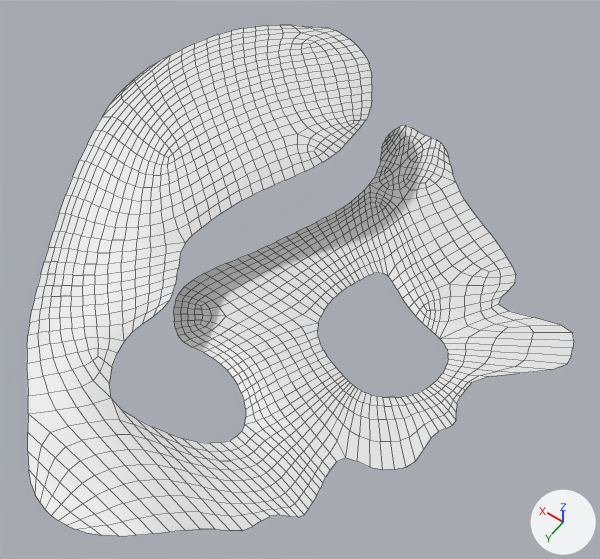
What one commit did to the FBX model IslandWish/IslandWishGame/Assets/Art/Environment/LevelPieces/lvl1grass_hill.fbx.
Camera for both pictures: a 50 mm lens placed at (44.8, -61.6, 38.4), pointed at (59.0, -81.4, 7.3). The lights are fixed; the arrows at lower right show +X, +Y and +Z. Mesh edges are drawn as thin lines.

Objects in the first picture: 'grass_hill'.
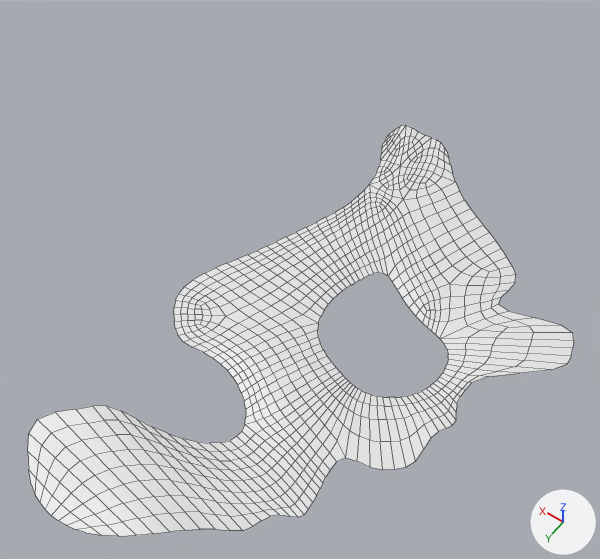
Changed parts and their boxes (x1, y1, x2, y2) in the pictures (600 x 559 px):
'grass_hill', reshaped (20% shorter)
    before: (27, 25, 574, 536)
    after: (28, 125, 574, 536)
part 1 of me_main_geometry_007, cut back
    before: (27, 25, 372, 461)
    after: (28, 406, 133, 461)

Diff of the bpy script that builds the scene:
```diff
--- a/IslandWish/IslandWishGame/Assets/Art/Environment/LevelPieces/lvl1grass_hill.fbx.py
+++ b/IslandWish/IslandWishGame/Assets/Art/Environment/LevelPieces/lvl1grass_hill.fbx.py
@@ me_main_geometry_007 @@
 # used by ob_grass_hill; location = (60.27, -88.19, 6.48)
-me_main_geometry_007.from_pydata(...)  # 1740 vertices, 1580 faces; spans x -13.4..12.7, y -7.8..21.7, z -1.7..4.0
+me_main_geometry_007.from_pydata(...)  # 1066 vertices, 952 faces; spans x -13.4..4.2, y -7.8..21.7, z -1.7..-0.3
+# me_main_geometry_007 part 1: 1 vertex moved within x 4.0, y 19.6, z -0.6; 679 vertices removed from x 0.7..12.7, y -6.8..18.9, z -0.6..4.0; 5 vertices added at x 2.2..4.2, y 16.7..18.9, z -0.6..-0.4
 me_main_geometry_007.materials.append(mat_master)
```
